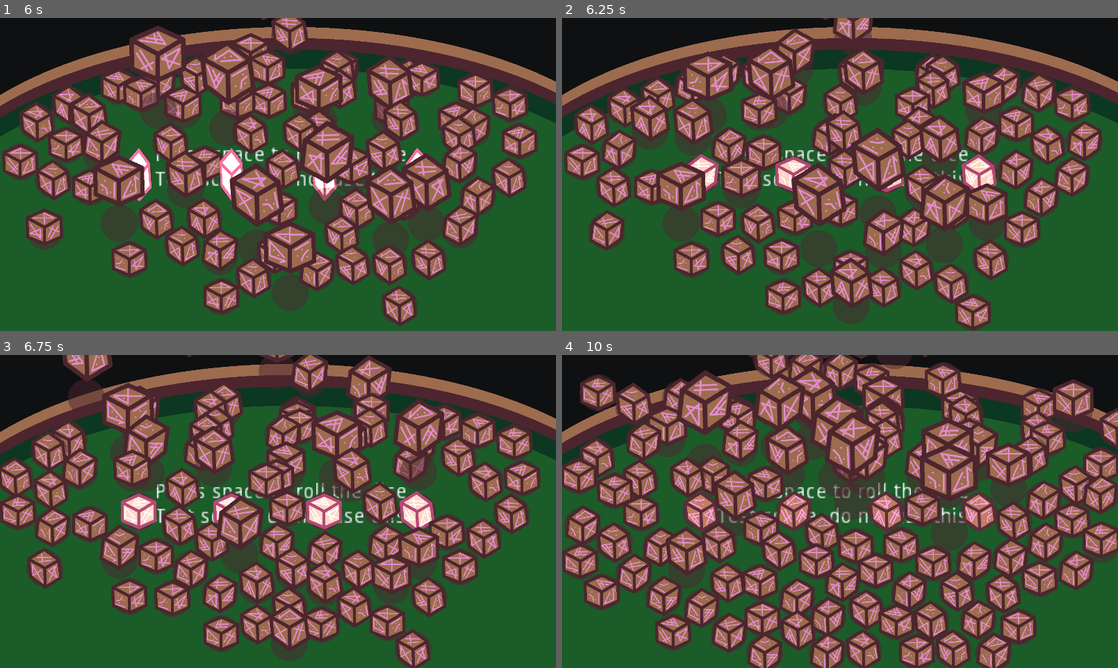
Above: before the commit, frames 1-4 (two rows, left to right).
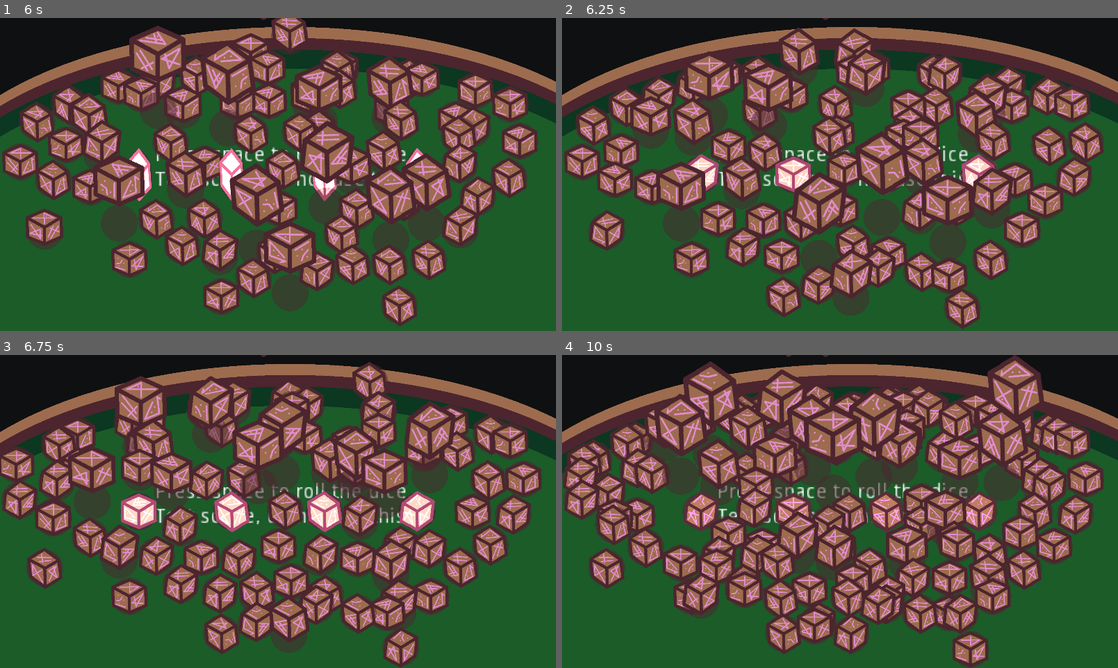
Above: after the commit, the same moments.

Repository: krobbi/gmtk-2022
Game: Godot game, scene res://scenes/test_table/test_table.tscn
Same seed, same stepped clock (60 frames per second), same inputs: the game is played once before the commit and once after it.
Inputs:
- Up to frame 1 (6 s): tap Space every 0.75 s from 0.5 to 4.25 s; hold Enter (ui_accept) 0.53-1.28 s; tap Enter (ui_accept) at 1.35, 1.52, 1.82, 2.85, 3.02, 3.32, 4.35, 4.52, 4.82, 5.85 s; hold Enter (ui_accept) 2.03-2.78 s; hold Enter (ui_accept) 3.53-4.28 s; hold Enter (ui_accept) 5.03-5.78 s
- Up to frame 2 (6.25 s): tap Enter (ui_accept) at 6.02 s
- Up to frame 3 (6.75 s): tap Enter (ui_accept) at 6.32 s; hold Enter (ui_accept) from 6.53 s (still down)
- Up to frame 4 (10 s): release Enter (ui_accept) at 7.28 s; tap Enter (ui_accept) at 7.35, 7.52, 7.82, 8.85, 9.02, 9.32 s; hold Enter (ui_accept) 8.03-8.78 s; hold Enter (ui_accept) from 9.53 s (still down)

Frame 1 is identical in both runs. In frame 2, 29% of the frame differs, in the area x 2-98%, y 0-100%; in frame 3, 42%; in frame 4, 61%, in the area x 0-100%, y 0-100%.

Commit message:
Dice bug fix
Fix infinite dice roll bug.
Add sounds for dice spawn and despawn.

Diff:
--- a/entities/die/die.gd
+++ b/entities/die/die.gd
@@ -25,6 +25,7 @@
 var wall_power: float = WALL_POWER_MIN
 
 onready var frame_timer: Timer = $FrameTimer
+onready var roll_timer: Timer = $RollTimer
 onready var animation_player: AnimationPlayer = $AnimationPlayer
 onready var sprite: Sprite = $Sprite
 
@@ -130,6 +131,7 @@
 	v_velocity = rand_range(ROLL_LIFT_MIN, ROLL_LIFT_MAX)
 	update_frame()
 	update_height()
+	roll_timer.start()
 	state = State.ROLLING
 
 
@@ -145,3 +147,8 @@
 	randomize()
 	sprite.frame = randi() % 8
 	sprite.rotation = float(randi() % 3) * (TAU / 3.0)
+
+
+# Force stop the die if it has been rolling for too long:
+func _on_roll_timer_timeout() -> void:
+	$CollisionShape.set_deferred("disabled", true)
--- a/entities/die/die.tscn
+++ b/entities/die/die.tscn
@@ -18,6 +18,10 @@
 wait_time = 0.15
 one_shot = true
 
+[node name="RollTimer" type="Timer" parent="."]
+wait_time = 5.0
+one_shot = true
+
 [node name="AnimationPlayer" type="AnimationPlayer" parent="."]
 anims/spawn = ExtResource( 4 )
 
@@ -31,3 +35,5 @@
 
 [node name="CollisionShape" type="CollisionShape2D" parent="."]
 shape = SubResource( 1 )
+
+[connection signal="timeout" from="RollTimer" to="." method="_on_roll_timer_timeout"]
--- a/entities/die_spawner/die_spawner.gd
+++ b/entities/die_spawner/die_spawner.gd
@@ -6,6 +6,9 @@
 const DieScene: PackedScene = preload("res://entities/die/die.tscn")
 
 var dice: Array = []
+
+onready var spawn_player: AudioStreamPlayer = $SpawnPlayer
+onready var despawn_player: AudioStreamPlayer = $DespawnPlayer
 
 # Dodgy check for finished roll:
 func _physics_process(_delta: float) -> void:
@@ -16,6 +19,7 @@
 		if not die.is_stopped():
 			return
 
+	despawn_player.play()
 	var positions: Array = []
 
 	for die in dice:
@@ -35,4 +39,5 @@
 		add_child(die)
 		die.spawn()
 
+	spawn_player.play()
 	set_physics_process(true)
--- a/entities/die_spawner/die_spawner.tscn
+++ b/entities/die_spawner/die_spawner.tscn
@@ -1,9 +1,17 @@
-[gd_scene load_steps=2 format=2]
+[gd_scene load_steps=4 format=2]
 
 [ext_resource path="res://entities/die_spawner/die_spawner.gd" type="Script" id=1]
+[ext_resource path="res://resources/audio/dice_spawn.ogg" type="AudioStream" id=2]
+[ext_resource path="res://resources/audio/dice_despawn.ogg" type="AudioStream" id=3]
 
 [node name="DieSpawner" type="YSort"]
 script = ExtResource( 1 )
 __meta__ = {
 "_edit_lock_": true
 }
+
+[node name="SpawnPlayer" type="AudioStreamPlayer" parent="."]
+stream = ExtResource( 2 )
+
+[node name="DespawnPlayer" type="AudioStreamPlayer" parent="."]
+stream = ExtResource( 3 )
Not shown, added: resources/audio/dice_despawn.ogg.import
Not shown, added: resources/audio/dice_spawn.ogg.import
Not shown, added: resources/audio/dice_despawn.ogg
Not shown, added: resources/audio/dice_spawn.ogg
